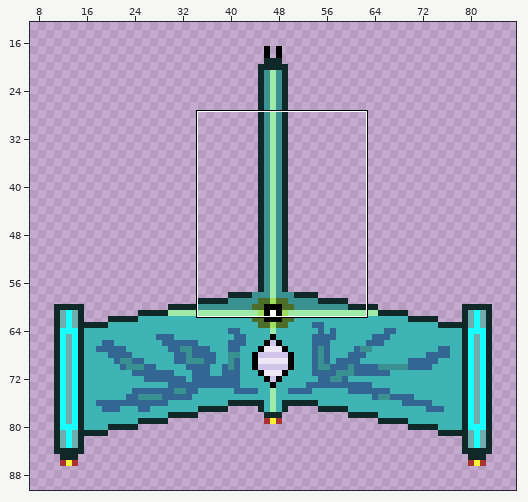
Sprite sheet -- Assets/My Game Assets/myship2.png. The first picture is a wide view before the edit; the outline marks the close-up.
Close-up. As it was:
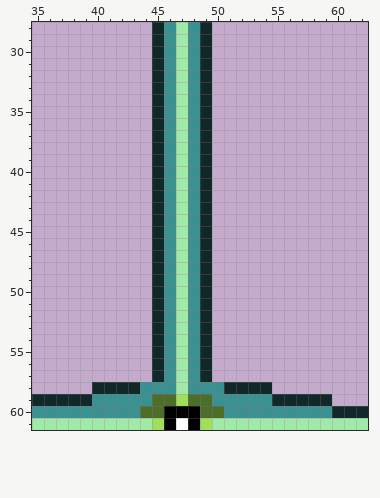
The file is 100x100 pixels. Shown: x 35..62, y 28..61. The wide view leaves out empty margins.
Once edited:
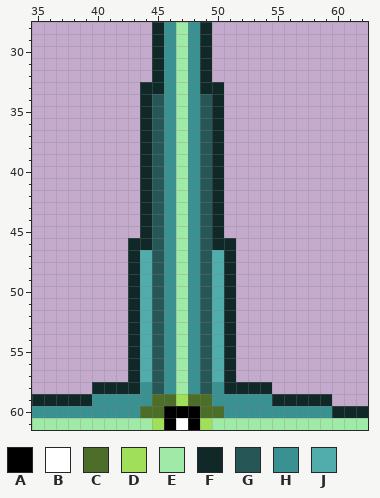
Palette (. is transparent): A #000000  B #ffffff  C #4d6e29  D #a0df5a  E #a0eaa8  F #102828  G #275656  H #3a9191  J #51acac
From old to new:
Changed rows in their new state; - is an unchanged pixel.
first column x 43:
33 -F-----F-
34 -FG---GF-
35 -FG---GF-
36 -FG---GF-
37 -FG---GF-
38 -FG---GF-
39 -FG---GF-
40 -FG---GF-
41 -FG---GF-
42 -FG---GF-
43 -FG---GF-
44 -FG---GF-
45 -FG---GF-
46 FFG---GFF
47 FJG---GJF
48 FJG---GJF
49 FJG---GJF
50 FJG---GJF
51 FJG---GJF
52 FJG---GJF
53 FJG---GJF
54 FJG---GJF
55 FJG---GJF
56 FJG---GJF
57 FJG---GJF
58 --G---G--
Where, in picture pixels (left, top, right, bottom), the same in both close-ups:
changed: (128, 82, 236, 394)
